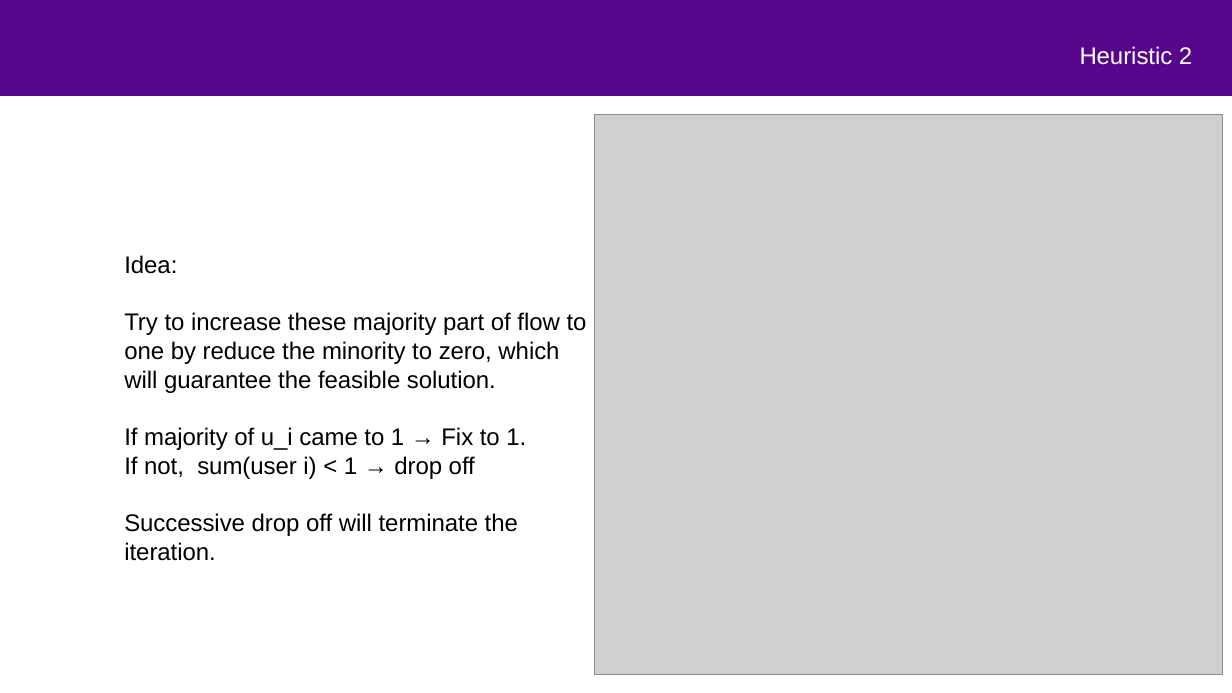
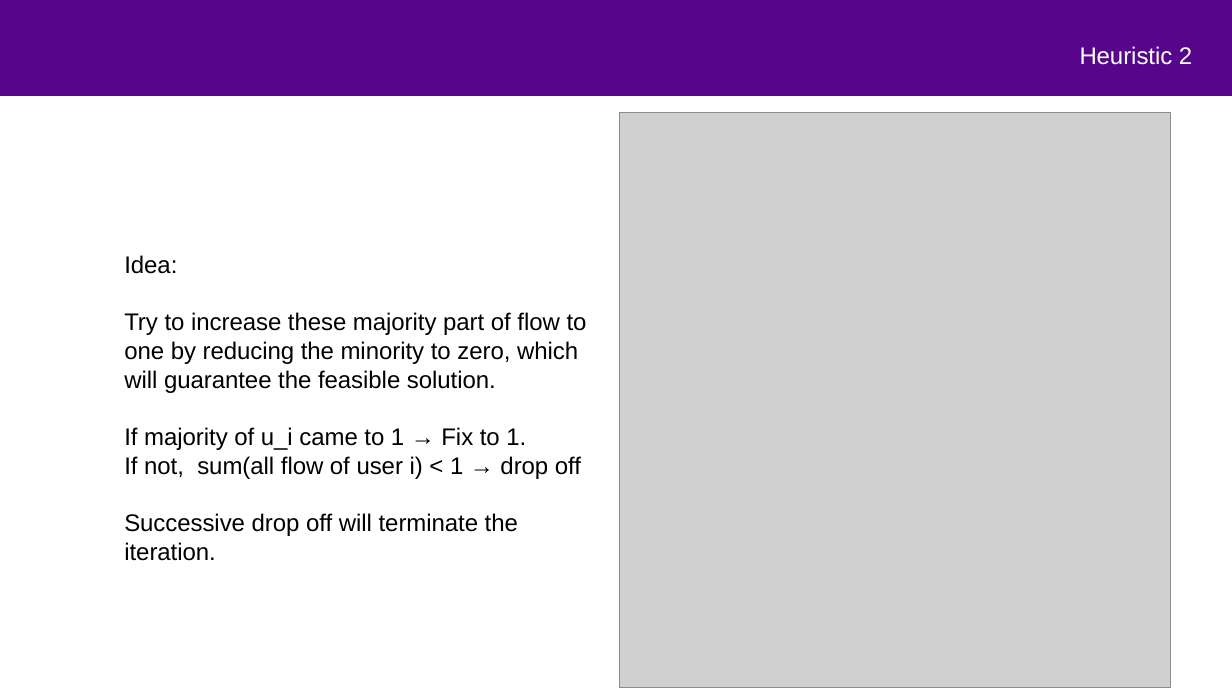
Before and after one commit to mustafafu/mec_request_routing, a slide deck: slide 4 of common_script/part2.pptx. Drawn at 1232x693 pixels with LibreOffice and Linux fonts; fonts in the diff are those of the drawing; grey boxes stand for pictures; background and template pictures are left out. Boxes give left, top, right and bottom in pixels: in the first picture for what was removed or moved away, otherwise in the second. Text is boxed around its words. In the diff, an @@ line names an element or a change of style, - is before the commit and + after.

```diff
--- a/common_script/part2.pptx
+++ b/common_script/part2.pptx
@@ picture: place and size @@
-picture at [594,115,1222,676]
+picture at [619,112,1170,688]
@@ text at [124,312,587,393]: text changed @@
-  Try to increase these majority part of flow to one by reduce the minority to zero, which will guarantee the feasible solution.
+  Try to increase these majority part of flow to one by reducing the minority to zero, which will guarantee the feasible solution.
@@ text at [124,456,581,479]: text changed @@
-  If not, sum(user i) < 1 → drop off
+  If not, sum(all flow of user i) < 1 → drop off
```
Also in this commit, not shown: 4 other slides changed.
